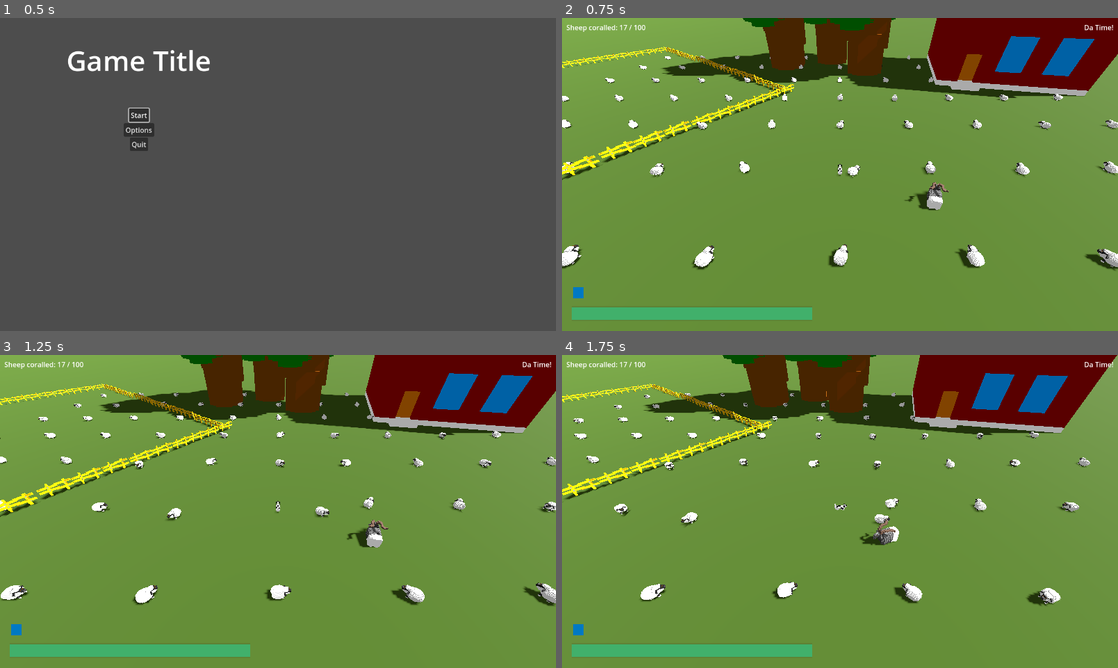
Above: before the commit, frames 1-4 (two rows, left to right).
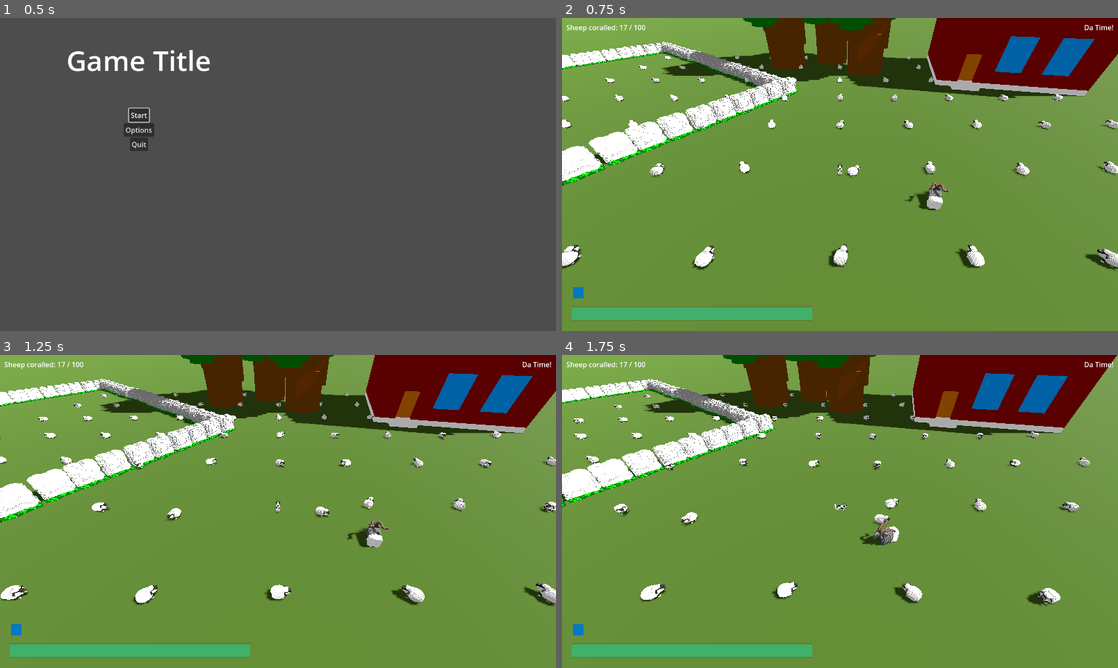
Above: after the commit, the same moments.

Repository: hunttis/ld-58
Game: Godot game, scene res://assets/scenes/master.tscn
The game is run twice, just before and just after one commit, with the same random seed, the same clock (stepped at 60 frames per second) and the same inputs.
Inputs (mouse positions are in pixels of both pictures, inside the frame that each line leads up to):
- Up to frame 1 (0.5 s): no input
- Up to frame 2 (0.75 s): click "Start" at 0.5 s
- Up to frame 3 (1.25 s): no input
- Up to frame 4 (1.75 s): move the mouse to (962, 495) at 1.27 s; hold D (move_right) from 1.28 s (still down); click (962, 495) at 1.35 s

Frame 1 is identical in both runs. In frame 2, 5.2% of the frame differs, in the area x 0-43%, y 7-54%; in frame 3, 5.2%; in frame 4, 4.5%.

Commit message:
Laidun updates

Diff:
--- a/assets/scenes/game/laidun/fence.tscn
+++ b/assets/scenes/game/laidun/fence.tscn
@@ -1,15 +1,20 @@
-[gd_scene load_steps=3 format=3 uid="uid://daji13c00bfr0"]
+[gd_scene load_steps=4 format=3 uid="uid://daji13c00bfr0"]
 
 [ext_resource type="PackedScene" uid="uid://dw6rm2ic4yxp8" path="res://assets/models/aita.gltf" id="1_11586"]
+[ext_resource type="PackedScene" uid="uid://di3nethyohclf" path="res://assets/models/kiviaita.gltf" id="2_ownmn"]
 
 [sub_resource type="BoxShape3D" id="BoxShape3D_ownmn"]
-size = Vector3(0.6830292, 1.4131317, 3.827148)
+size = Vector3(3.2460938, 5.2352295, 3.28125)
 
 [node name="Fence" type="StaticBody3D"]
 
 [node name="CollisionShape3D" type="CollisionShape3D" parent="."]
-transform = Transform3D(1, 0, 0, 0, 1, 0, 0, 0, 1, 0.06717038, 0.65954685, -0.120806456)
+transform = Transform3D(1, 0, 0, 0, 1, 0, 0, 0, 1, 0.00076413155, 1.2771616, -0.028033018)
 shape = SubResource("BoxShape3D_ownmn")
 
 [node name="aita" parent="." instance=ExtResource("1_11586")]
 transform = Transform3D(0.1, 0, 0, 0, 0.1, 0, 0, 0, 0.1, 1.3747897, 0, 0)
+visible = false
+
+[node name="kiviaita" parent="." instance=ExtResource("2_ownmn")]
+transform = Transform3D(0.1, 0, 0, 0, 0.1, 0, 0, 0, 0.1, 0, 0, 0)
--- a/assets/scenes/game/laidun/tree.tscn
+++ b/assets/scenes/game/laidun/tree.tscn
@@ -1,6 +1,14 @@
-[gd_scene load_steps=2 format=3 uid="uid://ba047qtv5jj3g"]
+[gd_scene load_steps=3 format=3 uid="uid://ba047qtv5jj3g"]
 
 [ext_resource type="PackedScene" uid="uid://cgtxcyayapwnk" path="res://assets/models/puu.gltf" id="1_tn1pw"]
 
+[sub_resource type="CylinderShape3D" id="CylinderShape3D_tn1pw"]
+height = 28.064209
+radius = 7.23291
+
 [node name="puu" instance=ExtResource("1_tn1pw")]
 transform = Transform3D(0.1, 0, 0, 0, 0.1, 0, 0, 0, 0.1, 0, 0, 0)
+
+[node name="CollisionShape3D" type="CollisionShape3D" parent="." index="1"]
+transform = Transform3D(1, 0, 0, 0, 1, 0, 0, 0, 1, -0.33747703, 11.525025, -0.23903608)
+shape = SubResource("CylinderShape3D_tn1pw")
Not shown, changed: assets/models/kiviaita.gltf
Not shown: 1 places in assets/scenes/game/laidun/corral.tscn that only renumber resources
Not shown: 1 places in assets/scenes/game/laidun/laidun.tscn that only renumber resources
